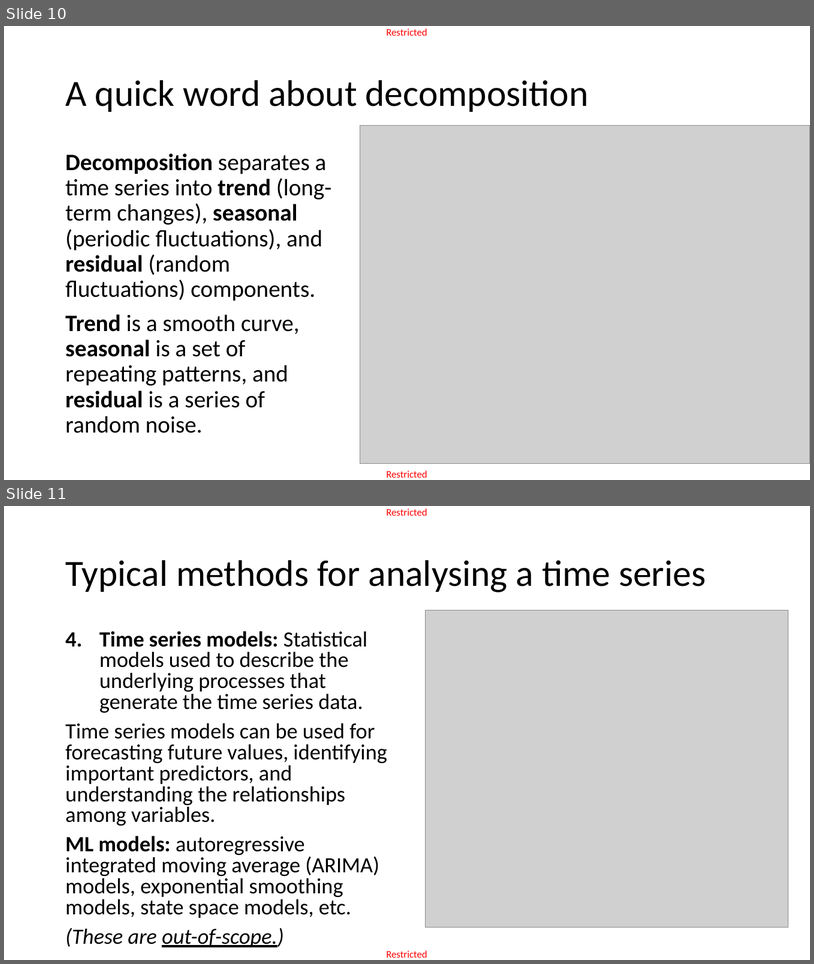
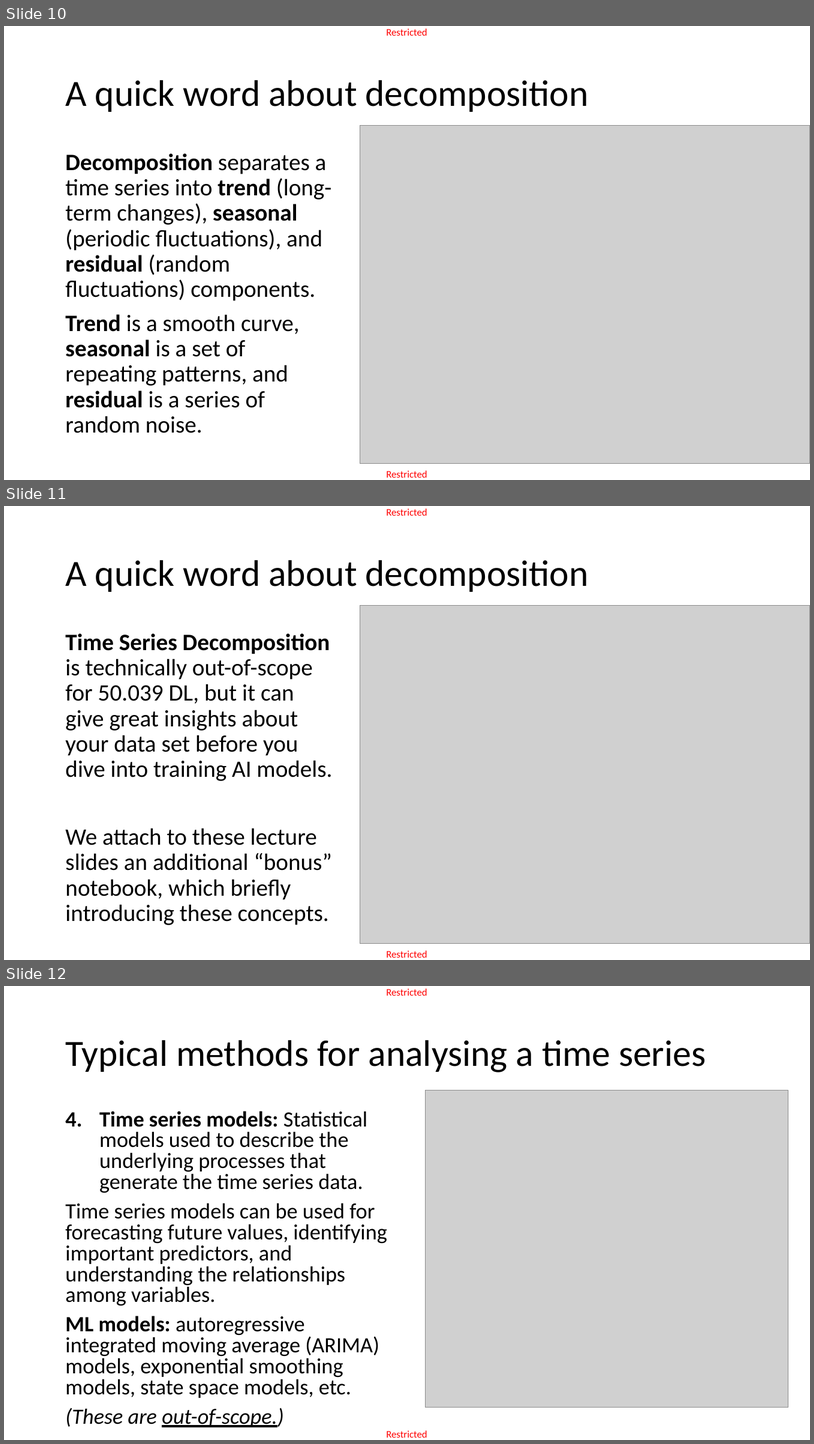
Before and after one commit to matthieudemari/SUTD_DL_50_039, a slide deck: W5/1. W5S1 final/W5S1.pptx. Shown one above the other, each under a label of ours: slides 10 and 11 before the commit, slides 10, 11 and 12 after it. The pictures are 814x964 and 814x1444 pixels, drawn with LibreOffice and Linux fonts; fonts in the diff are those of the drawing; grey boxes stand for pictures. Boxes give left, top, right and bottom in pixels: in the first picture for what was removed or moved away, otherwise in the second. Text is boxed around its words. In the diff, an @@ line names an element or a change of style, - is before the commit and + after.

Commit message:
Added bonus notebook about time series decomposition.

```diff
--- a/W5/1. W5S1 final/W5S1.pptx
+++ b/W5/1. W5S1 final/W5S1.pptx
@@ slide 11 added at [4, 506, 810, 960], background #FFFFFF; not listed: 2 template elements that a slide beside it also shows @@
@@ title added at [65, 560, 589, 592], 44 pt, text #000000 @@
+A quick word about decomposition
@@ picture added at [360, 605, 810, 943] @@
@@ text added at [65, 633, 332, 925], 28 pt, text #000000 @@
+Time Series Decomposition is technically out-of-scope for 50.039 DL, but it can give great insights about your data set before you dive into training AI models.
+We attach to these lecture slides an additional “bonus” notebook, which briefly introducing these concepts.
@@ what was slide 11 is now slide 12 @@
```
Also in this commit, not shown: 2 other files.
